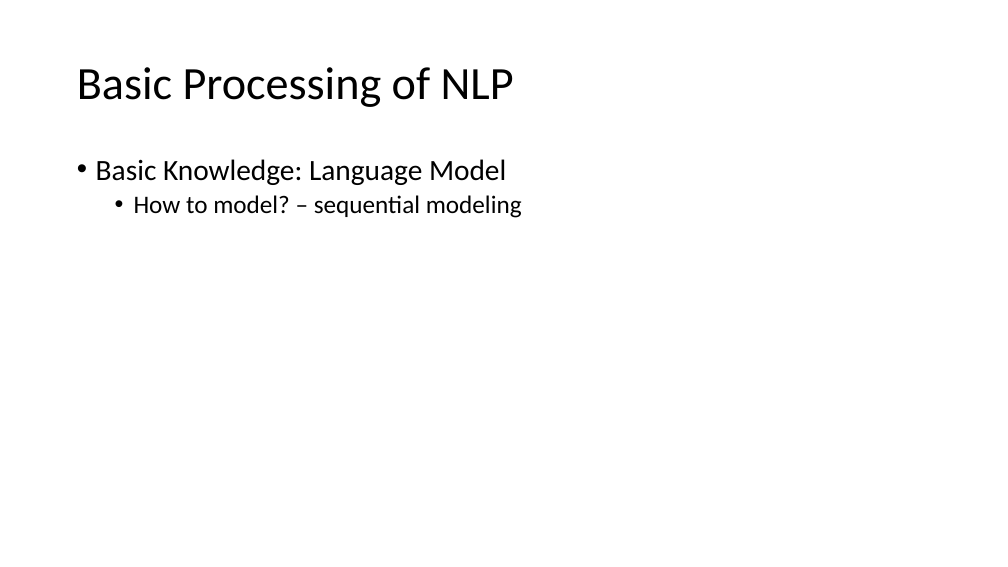
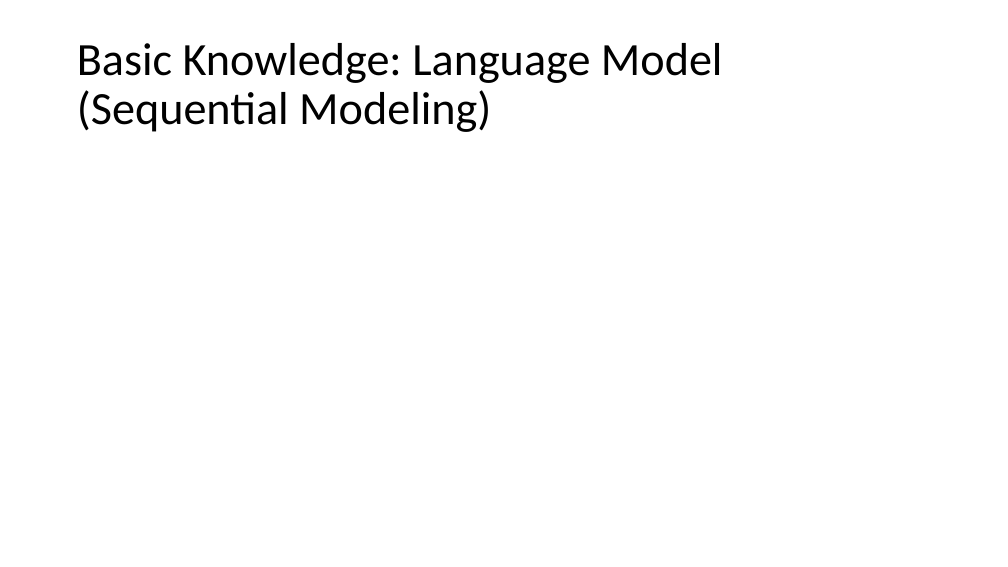
Before and after one commit to jirachikai/nlp-tutorial, a slide deck: slide 4 of slides.pptx (slide 5 before the commit). Drawn at 1008x567 pixels with LibreOffice and Linux fonts; fonts in the diff are those of the drawing; grey boxes stand for pictures. Boxes give left, top, right and bottom in pixels: in the first picture for what was removed or moved away, otherwise in the second. Text is boxed around its words. In the diff, an @@ line names an element or a change of style, - is before the commit and + after.

```diff
--- a/slides.pptx
+++ b/slides.pptx
@@ title at bbox=[77, 43, 723, 132]: text changed @@
-Basic Processing of NLP
+Basic Knowledge: Language Model (Sequential Modeling)
@@ text removed at bbox=[96, 159, 522, 218] @@
-• Basic Knowledge: Language Model
-  • How to model? – sequential modeling
```
Also in this commit, not shown: 3 other slides changed, 9 slides added, 1 slide removed, 3 other files.
